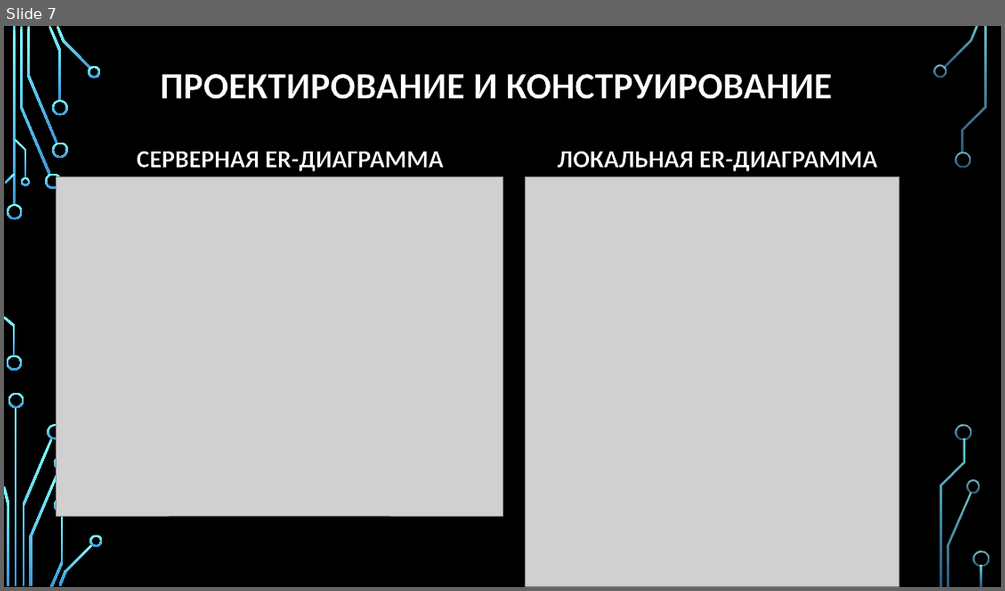
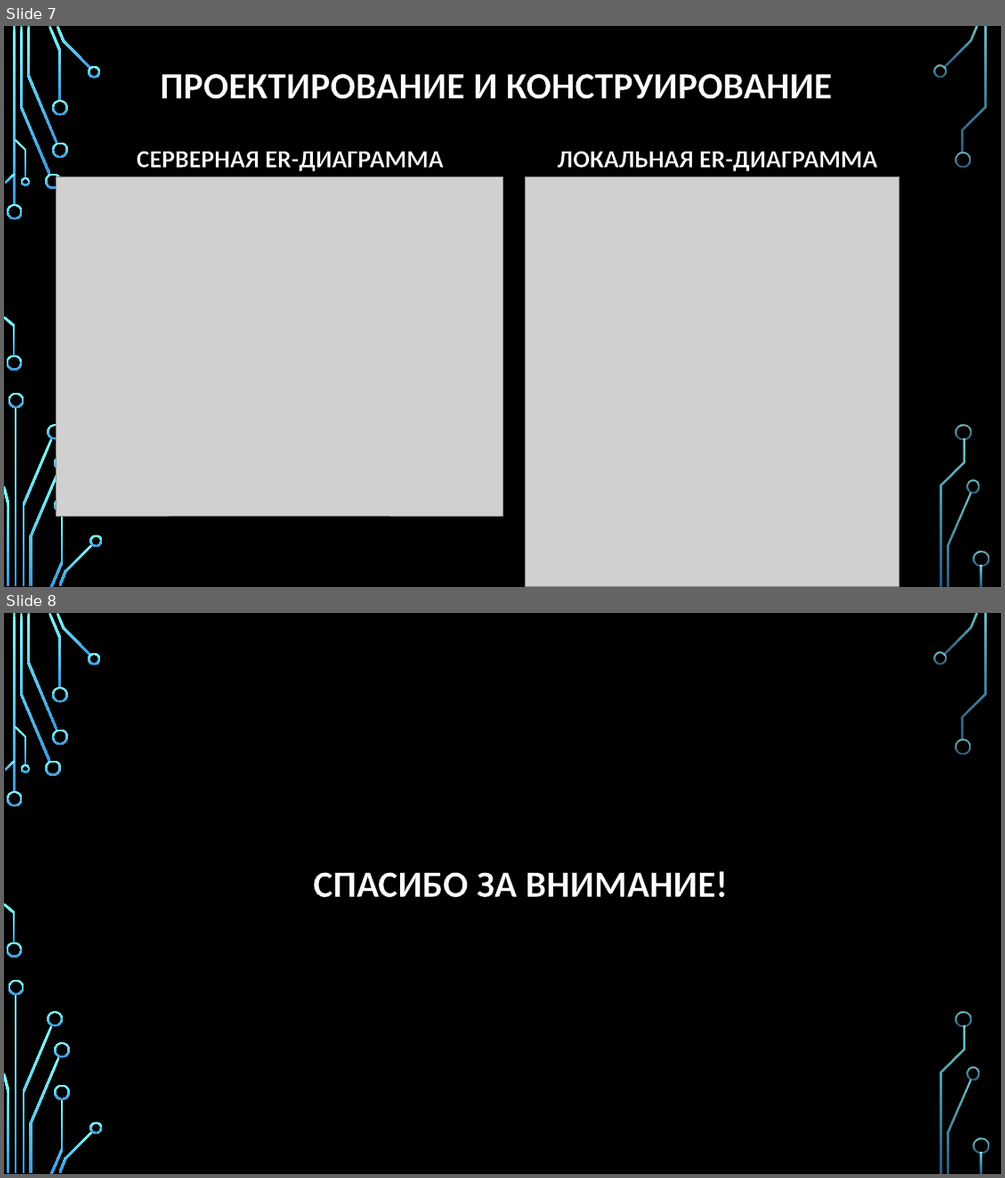
Before and after one commit to Ruslan-Far/docs-graduate-work, a slide deck: Фархетдинов - Презентация по ВКР.pptx. Shown one above the other, each under a label of ours: slide 7 before the commit, slides 7 and 8 after it. The pictures are 1005x591 and 1005x1178 pixels, drawn with LibreOffice and Linux fonts; fonts in the diff are those of the drawing; grey boxes stand for pictures; background and template pictures are left out. Boxes give left, top, right and bottom in pixels: in the first picture for what was removed or moved away, otherwise in the second. Text is boxed around its words. In the diff, an @@ line names an element or a change of style, - is before the commit and + after.

```diff
--- a/Фархетдинов - Презентация по ВКР.pptx
+++ b/Фархетдинов - Презентация по ВКР.pptx
@@ slide 8 added at (4,613,1001,1174), background picture (left out); not listed: 36 template elements that a slide beside it also shows @@
@@ title added at (313,871,728,897), 36 pt, text #FFFFFF, bold @@
+СПАСИБО ЗА ВНИМАНИЕ!
```
Also in this commit, not shown: 3 slides changed, 1 other slide added, 1 slide removed.
